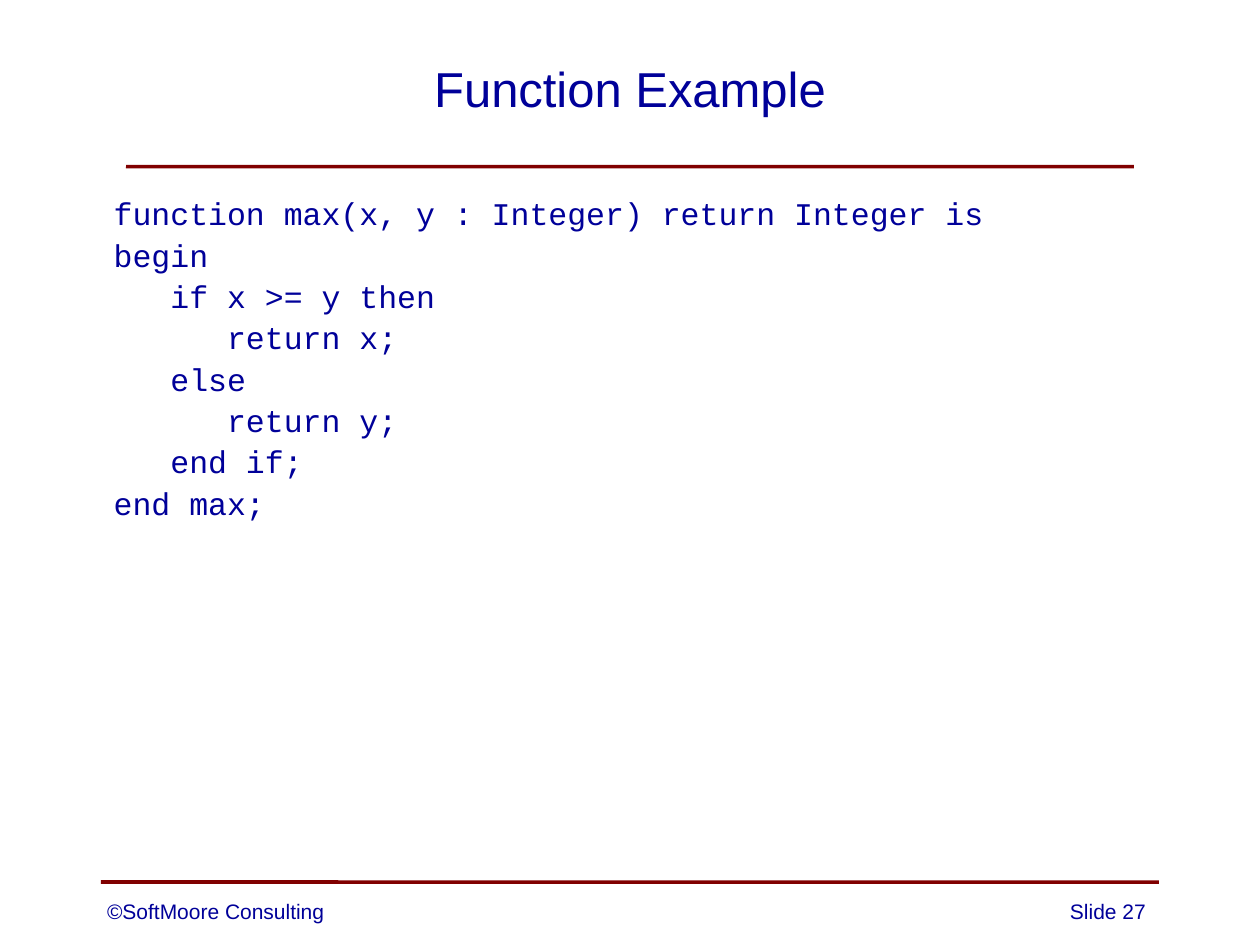
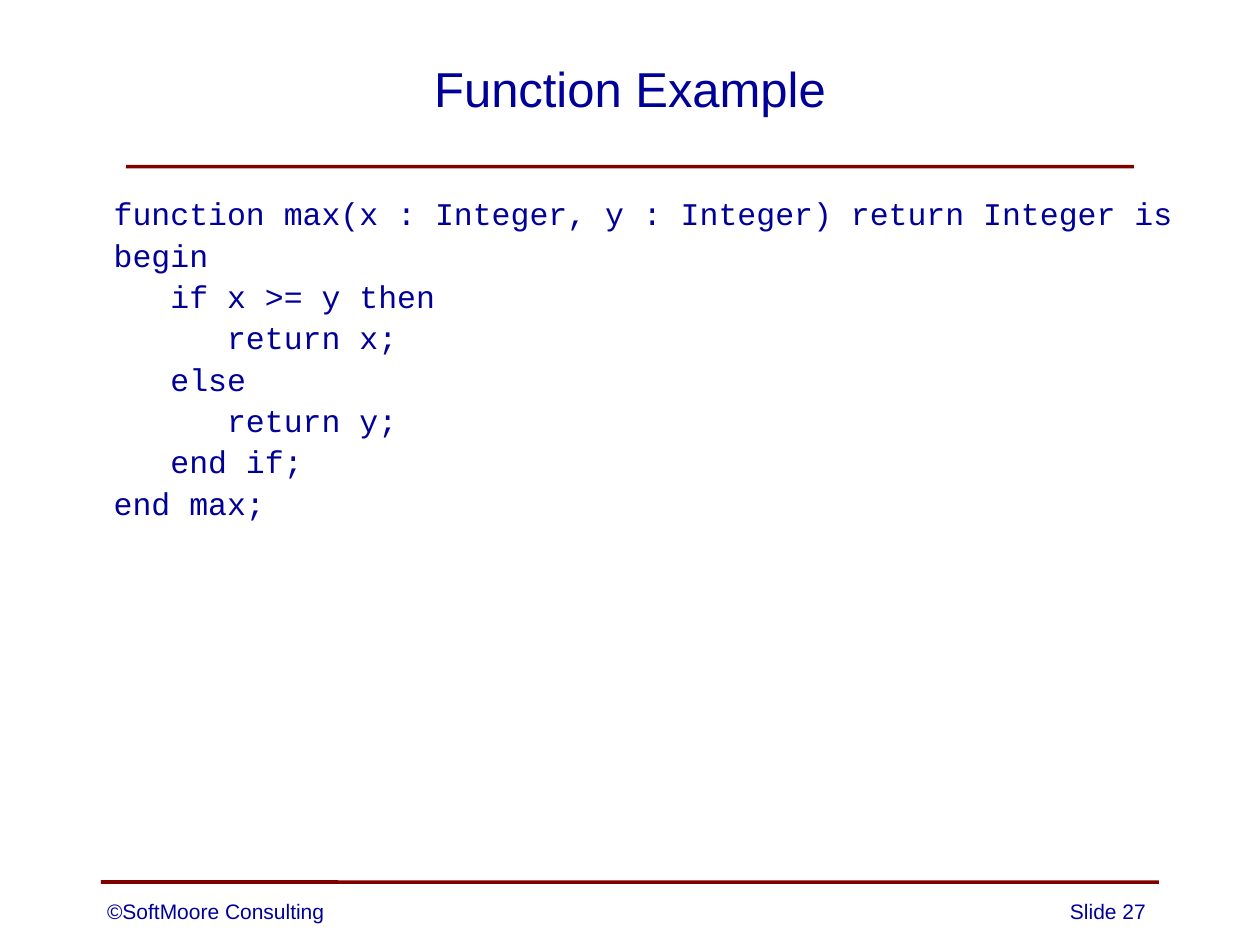
Before and after one commit to SoftMoore/CPRL, a slide deck: slide 27 of PowerPoint Slides/04 - Definition of CPRL.pptx. Drawn at 1260x945 pixels with LibreOffice and Linux fonts; fonts in the diff are those of the drawing. Boxes give left, top, right and bottom in pixels: in the first picture for what was removed or moved away, otherwise in the second. Text is boxed around its words. In the diff, an @@ line names an element or a change of style, - is before the commit and + after.

Commit message:
minor corrections to one PowerPoint slide

```diff
--- a/PowerPoint Slides/04 - Definition of CPRL.pptx
+++ b/PowerPoint Slides/04 - Definition of CPRL.pptx
@@ text at bbox=[114, 203, 1172, 232]: text changed @@
-  function max(x, y : Integer) return Integer is
+  function max(x : Integer, y : Integer) return Integer is
```
